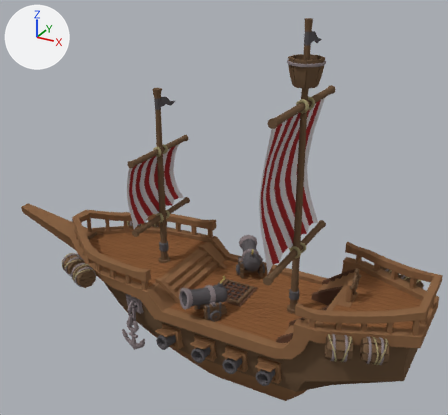
The Blender file Assets/Assets/Ship/Ship_Large.blend: old version first, new version second.
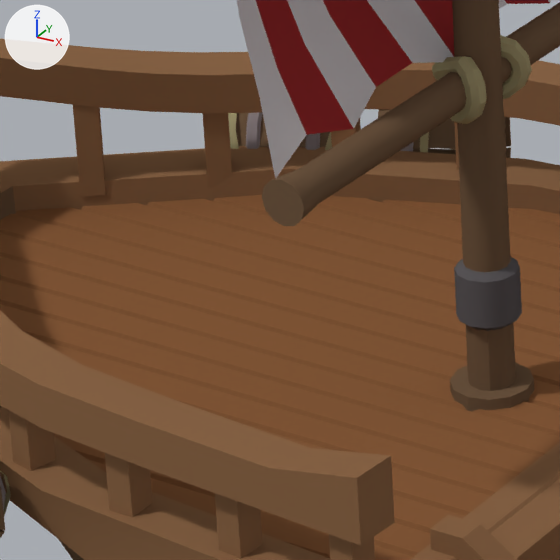
The first picture shows the older version from a 50 mm lens placed at (7.93, -15.65, 11.85), pointed at (-0.88, 0.36, 3.84). The close-ups show both versions on the part from 21% to 39% of the width and 49% to 68% of the height of that picture; other places that the commit changed are outside them. The axes (+X, +Y, +Z) are drawn at upper left. The lights are the same throughout.

Before the edit, the objects in view are built like this:
```python
me_cube_028 = bpy.data.meshes.new('Cube.028')
me_cube_028.from_pydata(...)  # 11749 vertices, 9974 faces; spans x -9.5..5.9, y -2.7..2.7, z -1.6..9.9
me_cube_028.polygons.foreach_set('use_smooth', [True] * 9974)
me_cube_028.materials.append(mat_atlas)  # picture img_atlas_pirate_png
ob_ship_large = bpy.data.objects.new('Ship_Large', me_cube_028)
ob_ship_large.location = (0.0, 0.0, 0.0)
```
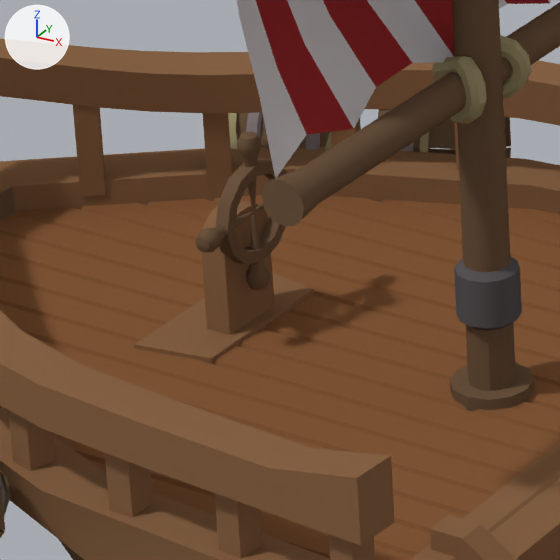
Changed parts and their boxes [x1, y1, x2, y2] in the close-ups (560 x 560 px):
'Ship_Large.001', added (brown)
    after: [134, 200, 314, 364]
'Handle', added (brown)
    after: [195, 132, 287, 290]

The change, as a diff of the scene's bpy script:
```diff
--- a/Assets/Assets/Ship/Ship_Large.blend.py
+++ b/Assets/Assets/Ship/Ship_Large.blend.py
@@ me_cube_002 @@
+me_cube_002.from_pydata(...)  # 40 vertices, 26 faces; spans x -4.466..-4.039, y -0.495..0.495, z 1.492..2.18
+me_cube_002.polygons.foreach_set('use_smooth', [True] * 26)
+me_cube_002.materials.append(mat_atlas)  # picture img_atlas_pirate_png
@@ me_cube_001 @@
+me_cube_001.from_pydata(...)  # 340 vertices, 340 faces; spans x -0.058..0.058, y -0.434..0.434, z -0.434..0.434
+me_cube_001.polygons.foreach_set('use_smooth', [True] * 340)
+me_cube_001.materials.append(mat_atlas)  # picture img_atlas_pirate_png
@@ ob_ship_large_001 @@
+ob_ship_large_001 = bpy.data.objects.new('Ship_Large.001', me_cube_002)
+ob_ship_large_001.location = (-0.373, 0.0, 0.0)
@@ ob_handle @@
+ob_handle = bpy.data.objects.new('Handle', me_cube_001)
+ob_handle.location = (-4.425, 0.0, 2.18)
```
